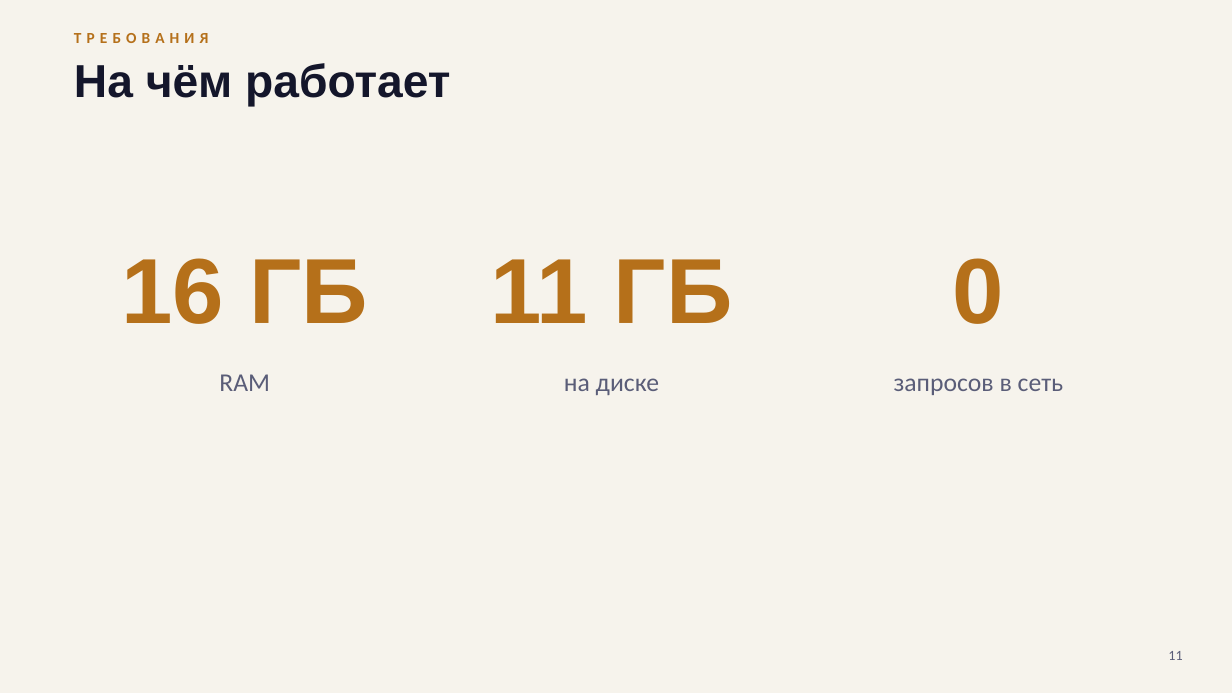
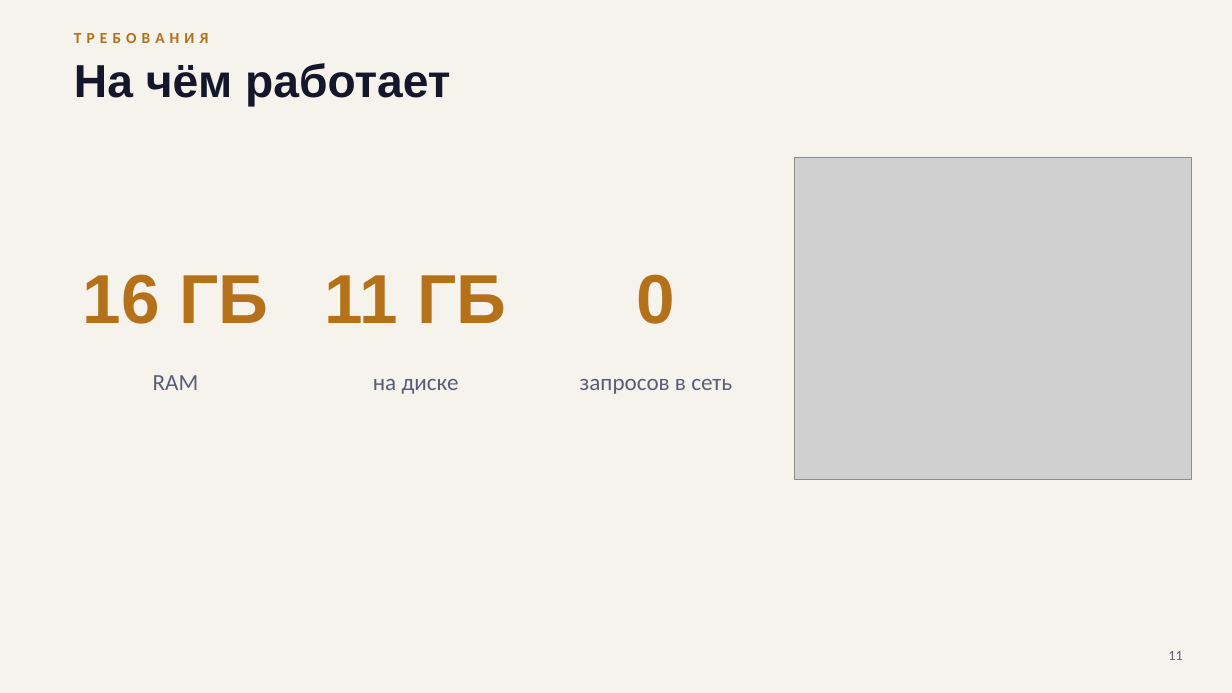
Before and after one commit to surnova2703/lumelle, a slide deck: slide 11 of docs/Lumo_AI_tech_RU.pptx. Drawn at 1232x693 pixels with LibreOffice and Linux fonts; fonts in the diff are those of the drawing; grey boxes stand for pictures. Boxes give left, top, right and bottom in pixels: in the first picture for what was removed or moved away, otherwise in the second. Text is boxed around its words. In the diff, an @@ line names an element or a change of style, - is before the commit and + after.

Commit message:
Slides mode: presentations as .pptx; illustrations in all decks; minimal-text technical decks

```diff
--- a/docs/Lumo_AI_tech_RU.pptx
+++ b/docs/Lumo_AI_tech_RU.pptx
@@ picture added at [795,157,1192,480] @@
@@ text "16 ГБ": place and size @@
-text "16 ГБ" at [121,258,369,324]
+text "16 ГБ" at [83,274,268,324]
@@ text "11 ГБ": place and size @@
-text "11 ГБ" at [491,259,733,323]
+text "11 ГБ" at [325,275,506,323]
@@ size 72 to 54 pt in 3 elements at [83,274,268,324], [325,275,506,323], [637,274,676,324] @@
@@ text "0": place and size @@
-text "0" at [953,258,1004,324]
+text "0" at [637,274,676,324]
@@ text "RAM": place and size @@
-text "RAM" at [219,374,270,391]
+text "RAM" at [153,375,199,390]
@@ text "на диске": place and size @@
-text "на диске" at [564,378,659,395]
+text "на диске" at [373,379,459,394]
@@ size 20 to 18 pt in 3 elements at [153,375,199,390], [373,379,459,394], [580,379,732,394] @@
@@ text "запросов в сеть": place and size @@
-text "запросов в сеть" at [894,378,1064,395]
+text "запросов в сеть" at [580,379,732,394]
```
Also in this commit, not shown: 1 other slide changed, 26 other files.
